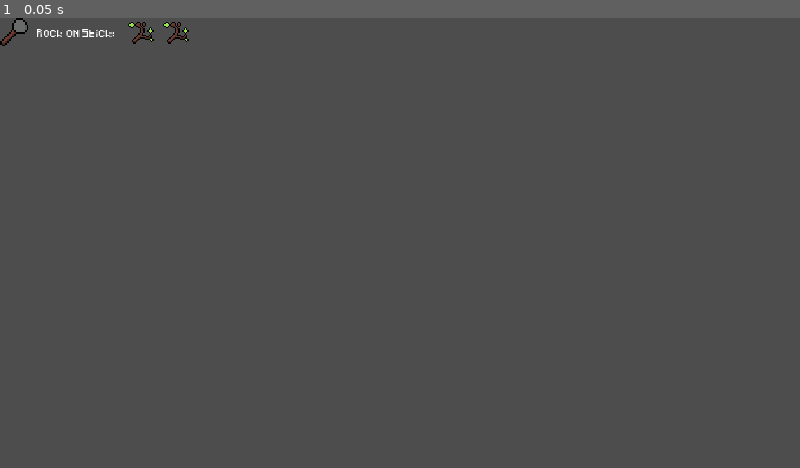
Above: before the commit, frame 1.
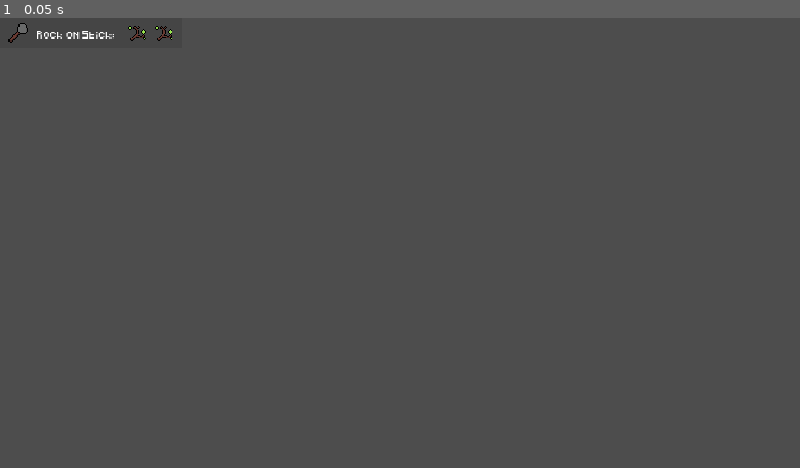
Above: after the commit, the same moment.

Repository: StormLight14/nightfall-mirror
Game: Godot game, scene res://ui/crafting/crafting_item.tscn
Two runs of this game, one before a commit and one after it. Both use one fixed random seed, a clock stepped at 60 frames per second and the inputs below. This scene is started directly instead of the project's main scene.
Inputs:
- Up to frame 1 (0.05 s): no input

The runs differ from the first frame. In frame 1, 0.3% of the frame differs, in the area x 0-24%, y 0-7%.

Commit message:
can select crafting item

Diff:
--- a/entities/player/player.gd
+++ b/entities/player/player.gd
@@ -13,6 +13,8 @@
 var brightness_scale = 1.0
 
 func _ready() -> void:
+	if not Settings.show_hints:
+		%GlobalHintLabel.visible = false
 	$AnimatedSprite2D.play("static_down")
 	Signals.show_gamble_ui.connect(show_gamble_ui)
 	Signals.set_speed_scale.connect(set_speed_scale)
--- a/globals/Player.gd
+++ b/globals/Player.gd
@@ -4,6 +4,7 @@
 
 var inventory := []
 var selected_hotbar_slot_id = 0 # 0, 1, 2, 3
+var selected_crafting_item_id = null
 
 var nights_survived := 0
 
--- a/ui/crafting/crafting.gd
+++ b/ui/crafting/crafting.gd
@@ -7,22 +7,16 @@
 func update_crafting_list() -> void:
 	clear_crafting_list()
 
-	# Load all items
 	var available_items = Items.items
 
-	# Iterate through items and find crafting options
 	for item_key in available_items.keys():
 		var item = available_items[item_key]
 
-		# Check if the item has crafting ingredients
 		if item.crafting_ingredients:
-			# Check if the player has the necessary ingredients
 			if can_craft(item.crafting_ingredients):
-				print("Craftable: " + item.display_name)
 				add_crafting_option(item)
 
 func can_craft(crafting_ingredients: Array) -> bool:
-	# Iterate through required ingredients and check inventory
 	for ingredient in crafting_ingredients:
 		var ingredient_id = ingredient[0]
 		var required_amount = ingredient[1]
@@ -32,7 +26,6 @@
 	return true
 
 func get_inventory_amount(item_id: String) -> int:
-	# Count the number of items in the player's inventory
 	var count = 0
 	for slot in Player.inventory:
 		if slot and slot[0].id == item_id:
@@ -40,12 +33,10 @@
 	return count
 
 func add_crafting_option(item: Dictionary) -> void:
-	# Add the crafting option to the UI (replace with actual UI logic)
-	# For now, just printing to console
 	var crafting_item = preload("res://ui/crafting/crafting_item.tscn").instantiate()
 	crafting_item.item = item
 	%CraftingItems.add_child(crafting_item)
 
 func clear_crafting_list() -> void:
-	# Clear the crafting list UI (replace with actual UI logic)
-	print("Clearing crafting list")
+	for child in %CraftingItems.get_children():
+		child.queue_free()
--- a/ui/crafting/crafting.tscn
+++ b/ui/crafting/crafting.tscn
@@ -32,7 +32,7 @@
 grow_horizontal = 2
 grow_vertical = 2
 theme_override_constants/margin_left = 5
-theme_override_constants/margin_top = 20
+theme_override_constants/margin_top = 25
 theme_override_constants/margin_right = 5
 
 [node name="CraftingItems" type="VBoxContainer" parent="TextureRect/MarginContainer"]
--- a/ui/crafting/crafting_item.gd
+++ b/ui/crafting/crafting_item.gd
@@ -1,9 +1,36 @@
 extends Control
 
 var item: Dictionary
+var selected = false
+var mouse_hovering = false
 
 func _ready() -> void:
+	Signals.inventory_updated.connect(update_background_color)
 	if item:
 		%Item.texture = item.item_sprite
 		if len(item.crafting_ingredients) >= 1:
 			%Ingredient1.texture = Items.items[item.crafting_ingredients[0][0]].item_sprite
+
+	update_background_color()
+
+func _process(_delta):
+	if Input.is_action_just_pressed("ui_click"):
+		if mouse_hovering && not selected:
+			selected = true
+			Player.selected_crafting_item_id = item.id
+		elif not mouse_hovering && selected:
+			selected = false
+			Player.selected_crafting_item_id = item.id
+		update_background_color()
+
+func update_background_color():
+	if selected:
+		$ColorRect.color = (Color(0, 0, 0, 0.2))
+	else:
+		$ColorRect.color = (Color(0, 0, 0, 0.1))
+
+func _on_color_rect_mouse_entered() -> void:
+	mouse_hovering = true
+
+func _on_color_rect_mouse_exited() -> void:
+	mouse_hovering = false
--- a/ui/crafting/crafting_item.tscn
+++ b/ui/crafting/crafting_item.tscn
@@ -11,40 +11,64 @@
 anchor_bottom = 1.0
 grow_horizontal = 2
 grow_vertical = 2
+mouse_filter = 2
 script = ExtResource("1_xfuua")
 
-[node name="HBoxContainer" type="HBoxContainer" parent="."]
+[node name="ColorRect" type="ColorRect" parent="."]
+layout_mode = 0
+offset_right = 109.0
+offset_bottom = 18.0
+color = Color(0, 0, 0, 0.12549)
+
+[node name="MarginContainer" type="MarginContainer" parent="ColorRect"]
 layout_mode = 1
-anchors_preset = 10
+anchors_preset = 15
 anchor_right = 1.0
-offset_bottom = 17.0
+anchor_bottom = 1.0
 grow_horizontal = 2
+grow_vertical = 2
+mouse_filter = 2
+theme_override_constants/margin_left = 2
+theme_override_constants/margin_right = 2
+
+[node name="CenterContainer" type="CenterContainer" parent="ColorRect/MarginContainer"]
+layout_mode = 2
+
+[node name="HBoxContainer" type="HBoxContainer" parent="ColorRect/MarginContainer/CenterContainer"]
+layout_mode = 2
 theme_override_constants/separation = 5
 
-[node name="Item" type="TextureRect" parent="HBoxContainer"]
+[node name="Item" type="TextureRect" parent="ColorRect/MarginContainer/CenterContainer/HBoxContainer"]
 unique_name_in_owner = true
 layout_mode = 2
+mouse_filter = 2
 texture = ExtResource("2_j6tkh")
 expand_mode = 3
 stretch_mode = 4
 
-[node name="Label" type="Label" parent="HBoxContainer"]
+[node name="Label" type="Label" parent="ColorRect/MarginContainer/CenterContainer/HBoxContainer"]
 layout_mode = 2
 text = "Rock on Stick: "
 
-[node name="HBoxContainer2" type="HBoxContainer" parent="HBoxContainer"]
+[node name="HBoxContainer2" type="HBoxContainer" parent="ColorRect/MarginContainer/CenterContainer/HBoxContainer"]
 layout_mode = 2
+mouse_filter = 2
 
-[node name="Ingredient1" type="TextureRect" parent="HBoxContainer/HBoxContainer2"]
+[node name="Ingredient1" type="TextureRect" parent="ColorRect/MarginContainer/CenterContainer/HBoxContainer/HBoxContainer2"]
 unique_name_in_owner = true
 layout_mode = 2
+mouse_filter = 2
 texture = ExtResource("3_qyrw1")
 expand_mode = 3
 stretch_mode = 4
 
-[node name="Ingredient2" type="TextureRect" parent="HBoxContainer/HBoxContainer2"]
+[node name="Ingredient2" type="TextureRect" parent="ColorRect/MarginContainer/CenterContainer/HBoxContainer/HBoxContainer2"]
 unique_name_in_owner = true
 layout_mode = 2
+mouse_filter = 2
 texture = ExtResource("3_qyrw1")
 expand_mode = 3
 stretch_mode = 4
+
+[connection signal="mouse_entered" from="ColorRect" to="." method="_on_color_rect_mouse_entered"]
+[connection signal="mouse_exited" from="ColorRect" to="." method="_on_color_rect_mouse_exited"]
--- a/ui/gamble_ui.tscn
+++ b/ui/gamble_ui.tscn
@@ -61,6 +61,7 @@
 anchor_bottom = 1.0
 grow_horizontal = 2
 grow_vertical = 2
+mouse_filter = 2
 
 [node name="Label" type="Label" parent="CenterContainer"]
 unique_name_in_owner = true
